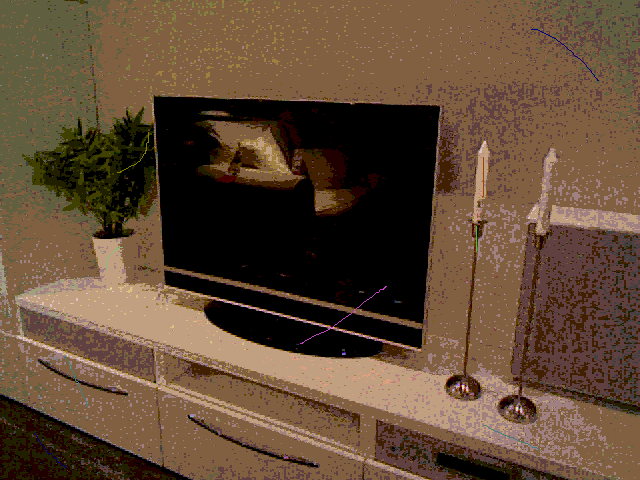
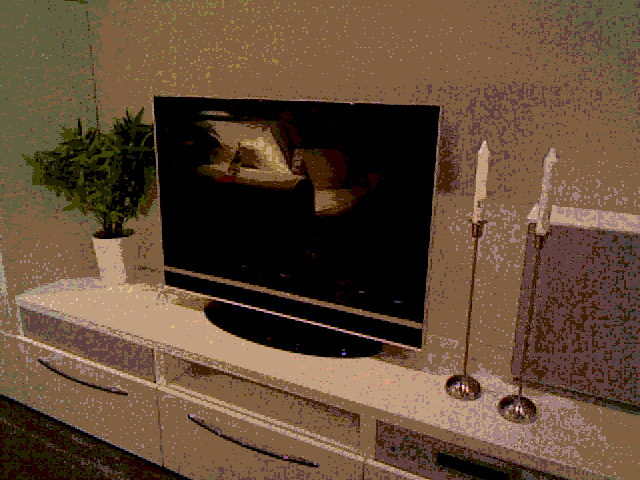
Layer changes from the first (640, 480) image to the second:
removed layer "Layer #1" over box(34, 29, 599, 468)
